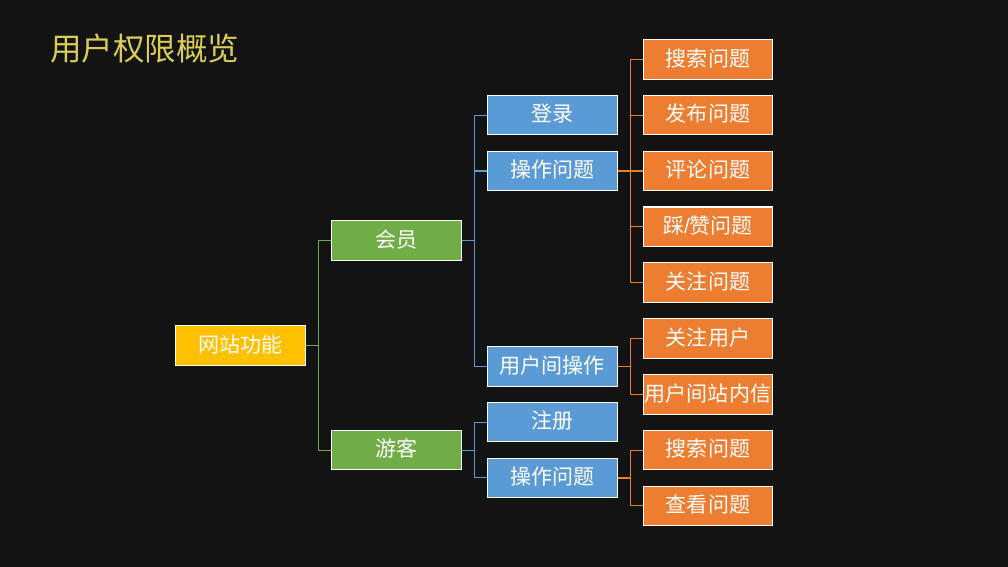
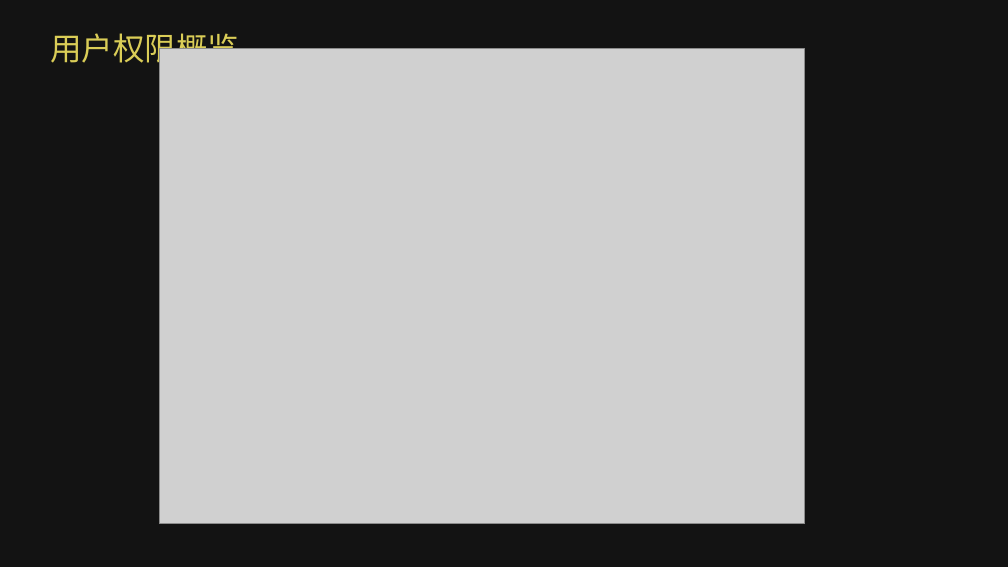
Before and after one commit to WEASP/our-project, a slide deck: slide 8 of Tasks/Task10/高子峰组-知否演示ppt.pptx. Drawn at 1008x567 pixels with LibreOffice and Linux fonts; fonts in the diff are those of the drawing; grey boxes stand for pictures; background and template pictures are left out; a plain dark background stands for a picture behind light text. Boxes give left, top, right and bottom in pixels: in the first picture for what was removed or moved away, otherwise in the second. Text is boxed around its words. In the diff, an @@ line names an element or a change of style, - is before the commit and + after.

```diff
--- a/Tasks/Task10/高子峰组-知否演示ppt.pptx
+++ b/Tasks/Task10/高子峰组-知否演示ppt.pptx
@@ picture added at box(160, 48, 805, 524) @@
@@ group removed at box(176, 39, 774, 526): 17 rectangles, 17 texts, 16 freeform shapes @@
-网站功能
-会员
-登录
-操作问题
-搜索问题
-发布问题
-评论问题
-踩/赞问题
-关注问题
-用户间操作
-关注用户
-用户间站内信
-游客
-注册
-操作问题
-搜索问题
-查看问题
```
Also in this commit, not shown: 5 other slides changed, 2 other files.
